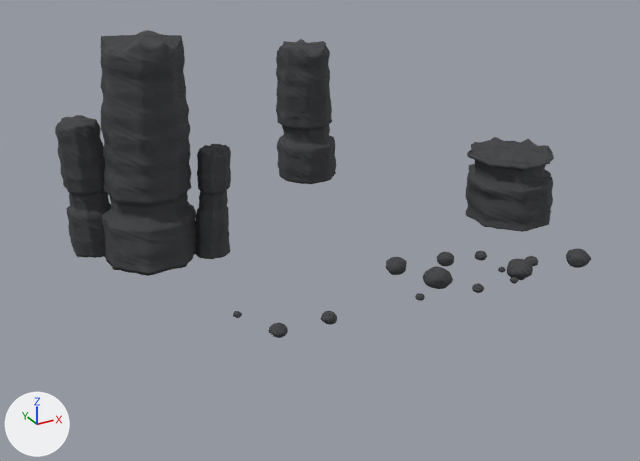
The glTF model examples/gosx-docs/public/models/blackglass/stacks-v2.glb: old version first, new version second.
Before and after are seen from a 50 mm camera at (-42.7, -55.2, 35.8) aimed at (-2.2, 18.4, -1.0). The lights are fixed; the arrows at lower left show +X, +Y and +Z. The picture after the commit comes second. Vertices at exactly the same position are counted once.
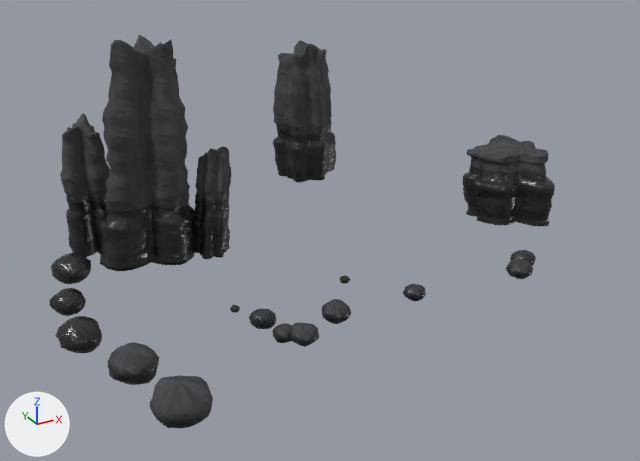
Pixel boxes (x1, y1, x2, y2) of what changed, in the pictures (640 x 461 px; the box of a moved part takes in the faces that stretch with it):
'Mesh_0', reshaped, moved, rescaled (28% taller)
    before: (55, 30, 591, 338)
    after: (49, 35, 555, 429)
part 1 of me_mesh_0, moved or reshaped
    before: (437, 252, 454, 267)
    after: (51, 253, 91, 284)
part 2 of me_mesh_0, moved or reshaped
    before: (472, 283, 484, 293)
    after: (49, 288, 86, 316)
part 3 of me_mesh_0, moved or reshaped
    before: (525, 256, 538, 266)
    after: (108, 342, 159, 385)
part 4 of me_mesh_0, moved or reshaped
    before: (415, 293, 425, 301)
    after: (322, 299, 351, 324)
part 5 of me_mesh_0, moved or reshaped
    before: (566, 249, 591, 268)
    after: (272, 323, 292, 343)
part 6 of me_mesh_0, moved or reshaped
    before: (507, 259, 533, 280)
    after: (340, 275, 350, 284)
part 7 of me_mesh_0, moved or reshaped
    before: (269, 323, 288, 338)
    after: (249, 309, 276, 329)
part 8 of me_mesh_0, moved or reshaped
    before: (498, 267, 505, 273)
    after: (290, 322, 319, 347)
part 9 of me_mesh_0, moved or reshaped
    before: (386, 257, 407, 275)
    after: (510, 250, 536, 266)
part 10 of me_mesh_0, moved or reshaped
    before: (423, 266, 453, 289)
    after: (506, 258, 533, 279)
part 11 of me_mesh_0, moved or reshaped
    before: (321, 311, 337, 325)
    after: (403, 284, 426, 301)
part 12 of me_mesh_0, moved or reshaped
    before: (475, 251, 487, 261)
    after: (230, 305, 240, 313)
part 13 of me_mesh_0, moved or reshaped
    before: (55, 30, 231, 276)
    after: (60, 35, 231, 271)
part 14 of me_mesh_0, moved or reshaped
    before: (276, 39, 336, 184)
    after: (273, 40, 336, 183)
part 15 of me_mesh_0, moved or reshaped
    before: (466, 137, 554, 232)
    after: (463, 135, 555, 226)
part 16 of me_mesh_0, moved or reshaped
    before: (510, 277, 518, 284)
    after: (55, 316, 102, 353)
part 17 of me_mesh_0, moved or reshaped
    before: (233, 311, 242, 318)
    after: (150, 375, 213, 429)

Diff of the bpy script that builds the scene:
```diff
--- a/examples/gosx-docs/public/models/blackglass/stacks-v2.glb.py
+++ b/examples/gosx-docs/public/models/blackglass/stacks-v2.glb.py
@@ mat_weathered_basalt @@
 mat_weathered_basalt = bpy.data.materials.new('Weathered basalt')
-# nodes: BsdfPrincipled, Mapping, NormalMap, OutputMaterial, TexImage, UVMap
-# colours: dark grey #3e3f42
+# nodes: BsdfPrincipled, Mapping, Math, NormalMap, OutputMaterial, SeparateColor, TexImage x3, UVMap
+# uses the picture img_rock_color
 # uses the picture img_rock_normal
+# uses the picture img_rock_wetness
@@ me_mesh_0 @@
 # used by ob_mesh_0; location = (3.76, 22.15, 21.59); scale = (27.6, 27.6, 27.6)
-me_mesh_0.from_pydata(...)  # 18102 vertices, 36128 faces; spans x -1.0..1.0, y -0.88..1.0, z -1.0..-0.13
+me_mesh_0.from_pydata(...)  # 18102 vertices, 36128 faces; spans x -1.0..1.0, y -0.82..1.0, z -1.0..-0.23
+# me_mesh_0 part 1: the loose piece of 178 vertices spanning x 0.0..0.06, y -0.62..-0.56, z -0.83..-0.78 is scaled about its middle by (1.89, 1.92, 1.84), then moved by (-0.87, 0.83, -0.08)
+# me_mesh_0 part 2: the loose piece of 178 vertices spanning x -0.06..-0.03, y -0.88..-0.84, z -0.79..-0.76 is scaled about its middle by 2.63, then moved by (-0.87, 0.85, -0.09)
+# me_mesh_0 part 3: the loose piece of 178 vertices spanning x 0.23..0.27, y -0.8..-0.75, z -0.8..-0.77 is scaled about its middle by (2.69, 2.63, 2.68), then moved by (-1.13, 0.25, -0.02)
+# me_mesh_0 part 4: the loose piece of 178 vertices spanning x -0.25..-0.22, y -0.83..-0.8, z -0.79..-0.77 is scaled about its middle by (2.67, 2.78, 2.69), then moved by (-0.1, 0.28, -0.02)
+# me_mesh_0 part 5: the loose piece of 178 vertices spanning x 0.35..0.43, y -0.88..-0.8, z -0.81..-0.75 is scaled about its middle by (0.769, 0.747, 0.749), then moved by (-0.89, 0.27, -0.02)
+# me_mesh_0 part 6: the loose piece of 178 vertices spanning x 0.11..0.2, y -0.86..-0.78, z -0.81..-0.74 is scaled about its middle by (0.346, 0.342, 0.346), then moved by (-0.35, 0.48, -0.05)
+# me_mesh_0 part 7: the loose piece of 178 vertices spanning x -0.74..-0.69, y -0.82..-0.77, z -0.79..-0.75 is scaled about its middle by (1.32, 1.29, 1.35), then moved by (0.21, 0.33, -0.03)
+# me_mesh_0 part 8: the loose piece of 178 vertices spanning x 0.11..0.14, y -0.78..-0.76, z -0.8..-0.78 is scaled about its middle by (3.03, 3.14, 3.04), then moved by (-0.59, 0.16, 0.0)
+# me_mesh_0 part 9: the loose piece of 178 vertices spanning x -0.19..-0.12, y -0.59..-0.52, z -0.83..-0.77 is moved by (0.48, 0.05, -0.01)
+# me_mesh_0 part 10: the loose piece of 178 vertices spanning x -0.15..-0.06, y -0.77..-0.68, z -0.81..-0.75 is scaled about its middle by (0.82, 0.826, 0.828), then moved by (0.37, 0.16, -0.02)
+# me_mesh_0 part 11: the loose piece of 178 vertices spanning x -0.58..-0.53, y -0.82..-0.78, z -0.79..-0.76 is scaled about its middle by (1.28, 1.28, 1.3), then moved by (0.46, 0.25, -0.02)
+# me_mesh_0 part 12: the loose piece of 178 vertices spanning x 0.13..0.18, y -0.65..-0.6, z -0.82..-0.79 is moved by (-0.69, 0.28, -0.02)
+# me_mesh_0 part 13: 9366 of 18102 vertices moved; they spanned x -1.0..-0.41, y 0.17..0.59, z -1.0..-0.13 and now span x -0.77..-0.22, y 0.31..0.68, z -1.0..-0.23; mean shift (0.21, 0.11, -0.05); largest move (-0.75, 0.21, -0.21) -> (-0.51, 0.43, -0.34)
+# me_mesh_0 part 14: 3122 of 18102 vertices moved; they spanned x 0.12..0.4, y 0.72..1.0, z -1.0..-0.35 and now span x 0.22..0.51, y 0.81..1.0, z -1.0..-0.42; mean shift (0.1, 0.06, -0.05); largest move (0.14, 0.85, -0.35) -> (0.29, 0.93, -0.52)
+# me_mesh_0 part 15: 3122 of 18102 vertices moved; they spanned x 0.61..1.0, y -0.2..0.19, z -1.0..-0.69 and now span x 0.65..1.0, y -0.04..0.29, z -1.0..-0.73; mean shift (0.03, 0.16, -0.02); largest move (0.75, -0.18, -0.73) -> (0.81, 0.09, -0.77)
+# me_mesh_0 part 16: 178 of 18102 vertices moved; they spanned x 0.08..0.11, y -0.88..-0.85, z -0.79..-0.77 and now span x -1.0..-0.89, y -0.33..-0.21, z -0.88..-0.79; mean shift (-1.04, 0.6, -0.05); largest move (0.08, -0.86, -0.78) -> (-1.0, -0.25, -0.83)
+# me_mesh_0 part 17: 178 of 18102 vertices moved; they spanned x -0.77..-0.75, y -0.62..-0.59, z -0.81..-0.79 and now span x -0.91..-0.78, y -0.82..-0.68, z -0.83..-0.73; mean shift (-0.08, -0.14, 0.02); largest move (-0.77, -0.61, -0.8) -> (-0.9, -0.8, -0.78)
 me_mesh_0.materials.append(mat_weathered_basalt)
@@ ob_mesh_0 @@
 ob_mesh_0 = bpy.data.objects.new('Mesh_0', me_mesh_0)
-ob_mesh_0.location = (3.76, 22.15, 21.59)
-ob_mesh_0.scale = (27.6, 27.6, 27.6)
+ob_mesh_0.location = (-0.12, 17.4, 25.25)
+ob_mesh_0.scale = (31.2, 31.2, 31.2)
```
